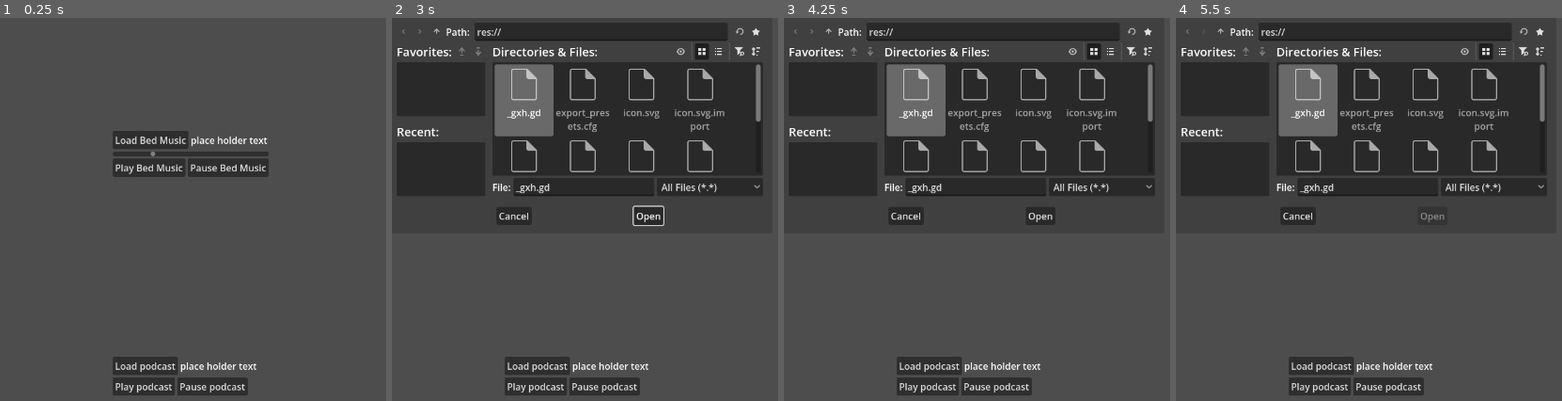
Above: before the commit, frames 1-4 (left to right).
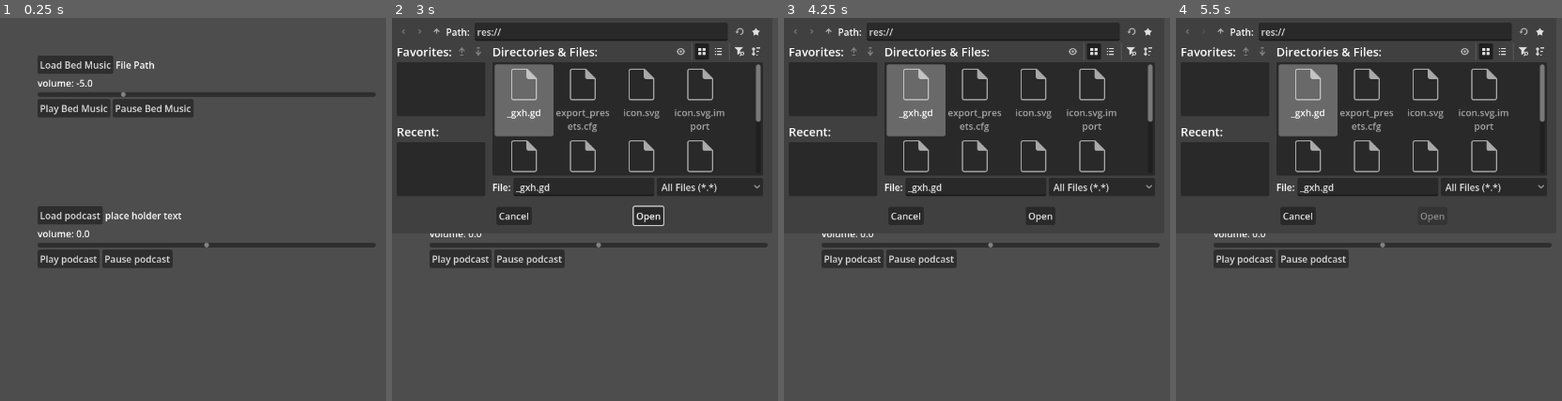
Above: after the commit, the same moments.

Repository: SankVTW/PodcastApp
Game: Godot game, scene res://main_screen.tscn
Two runs of this game, one before a commit and one after it. Both use one fixed random seed, a clock stepped at 60 frames per second and the inputs below.
Inputs (mouse positions are in pixels of both pictures, inside the frame that each line leads up to):
- Up to frame 1 (0.25 s): no input
- Up to frame 2 (3 s): click "Play podcast" at 0.5 s; click "Play podcast" at 1.25 s; click "Play podcast" at 2 s; click "Load Bed Music" at 2.75 s
- Up to frame 3 (4.25 s): click (811, 33) at 3.5 s
- Up to frame 4 (5.5 s): click (1203, 33) at 4.25 s; click (1222, 33) at 5 s

The runs differ from the first frame. In frame 1, 13% of the frame differs, in the area x 9-98%, y 9-99%; in frame 2, 5.0%; in frame 3, 5.0%; in frame 4, 5.0%.

Commit message:
Added volume bars and limted the size of Hboxes

Diff:
--- a/podcast-app/main_screen.gd
+++ b/podcast-app/main_screen.gd
@@ -16,8 +16,9 @@
 
 # Called every frame. 'delta' is the elapsed time since the previous frame.
 func _process(delta: float) -> void:
-	bed_volume = $BedMusicControls/HScrollBar.value
-	print("be music volume", bed_volume)
+	update_bed_music_volume()
+	update_podcast_volume()
+
 	pass
 
 
@@ -47,7 +48,13 @@
 
 	pass # Replace with function body.
 
+func update_bed_music_volume():
+	bed_volume = $BedMusicControls/HScrollBar.value
+	$BedMusicControls/BedVolumeLabel.text = str("volume: ", bed_volume)
 
+func update_podcast_volume():
+	podcast_volume = $PodcastControls/PodcastVolumeSlider.value
+	$PodcastControls/PodcastVolumeLabel.text = str("volume: " , podcast_volume)
 func _on_play_bed_music_pressed() -> void:
 	$BedMusicControls/HBoxContainer/PlayBedMusic/AudioStreamPlayer.stream = bed_music
 	print(bed_music)
@@ -92,5 +99,12 @@
 
 
 func _on_h_scroll_bar_value_changed(value: float) -> void:
+	update_bed_music_volume()
 	bed_volume = $BedMusicControls/HScrollBar.value
 	pass # Replace with function body.
+
+
+func _on_podcast_volume_slider_value_changed(value: float) -> void:
+
+	podcast_volume = $PodcastControls/PodcastVolumeSlider.value
+	pass # Replace with function body.
--- a/podcast-app/main_screen.tscn
+++ b/podcast-app/main_screen.tscn
@@ -2,7 +2,11 @@
 
 [ext_resource type="Script" uid="uid://dlimoabl4t4o1" path="res://main_screen.gd" id="1_tjn2e"]
 
+[sub_resource type="LabelSettings" id="LabelSettings_tjn2e"]
+
 [sub_resource type="AudioStreamMP3" id="AudioStreamMP3_7sdtm"]
+
+[sub_resource type="LabelSettings" id="LabelSettings_w0p2i"]
 
 [sub_resource type="AudioStreamMP3" id="AudioStreamMP3_d2enx"]
 
@@ -10,10 +14,11 @@
 script = ExtResource("1_tjn2e")
 
 [node name="BedMusicControls" type="VBoxContainer" parent="." unique_id=1611353839]
-offset_left = 192.0
-offset_top = 192.0
-offset_right = 458.0
-offset_bottom = 270.0
+custom_maximum_size = Vector2(576, -1)
+offset_left = 64.0
+offset_top = 64.0
+offset_right = 640.0
+offset_bottom = 256.0
 
 [node name="HBoxContainer2" type="HBoxContainer" parent="BedMusicControls" unique_id=577472576]
 layout_mode = 2
@@ -29,7 +34,12 @@
 
 [node name="Label" type="Label" parent="BedMusicControls/HBoxContainer2" unique_id=286421147]
 layout_mode = 2
-text = "place holder text"
+text = "File Path"
+label_settings = SubResource("LabelSettings_tjn2e")
+
+[node name="BedVolumeLabel" type="Label" parent="BedMusicControls" unique_id=1216958183]
+layout_mode = 2
+text = "volume : "
 
 [node name="HScrollBar" type="HScrollBar" parent="BedMusicControls" unique_id=2033162066]
 layout_mode = 2
@@ -53,10 +63,11 @@
 text = "Pause Bed Music"
 
 [node name="PodcastControls" type="VBoxContainer" parent="." unique_id=1856033750]
-offset_left = 192.0
-offset_top = 576.0
-offset_right = 458.0
-offset_bottom = 642.0
+custom_maximum_size = Vector2(576, -1)
+offset_left = 64.0
+offset_top = 320.0
+offset_right = 640.0
+offset_bottom = 512.0
 
 [node name="HBoxContainer2" type="HBoxContainer" parent="PodcastControls" unique_id=620334661]
 layout_mode = 2
@@ -75,6 +86,17 @@
 [node name="Label" type="Label" parent="PodcastControls/HBoxContainer2" unique_id=590272031]
 layout_mode = 2
 text = "place holder text"
+label_settings = SubResource("LabelSettings_w0p2i")
+
+[node name="PodcastVolumeLabel" type="Label" parent="PodcastControls" unique_id=1213348723]
+layout_mode = 2
+text = "Volume:"
+
+[node name="PodcastVolumeSlider" type="HScrollBar" parent="PodcastControls" unique_id=1312411120]
+layout_mode = 2
+min_value = -10.0
+max_value = 10.0
+step = 0.5
 
 [node name="HBoxContainer" type="HBoxContainer" parent="PodcastControls" unique_id=2120387390]
 layout_mode = 2
@@ -97,5 +119,6 @@
 [connection signal="pressed" from="BedMusicControls/HBoxContainer/PauseBedMusic" to="." method="_on_pause_bed_music_pressed"]
 [connection signal="file_selected" from="PodcastControls/HBoxContainer2/PodcastFileDialog" to="." method="_on_podcast_file_dialog_file_selected"]
 [connection signal="pressed" from="PodcastControls/HBoxContainer2/LoadPodcast" to="." method="_on_load_podcast_pressed"]
+[connection signal="value_changed" from="PodcastControls/PodcastVolumeSlider" to="." method="_on_podcast_volume_slider_value_changed"]
 [connection signal="pressed" from="PodcastControls/HBoxContainer/PlayPodcast" to="." method="_on_play_podcast_pressed"]
 [connection signal="pressed" from="PodcastControls/HBoxContainer/StopPodcast" to="." method="_on_stop_podcast_pressed"]
